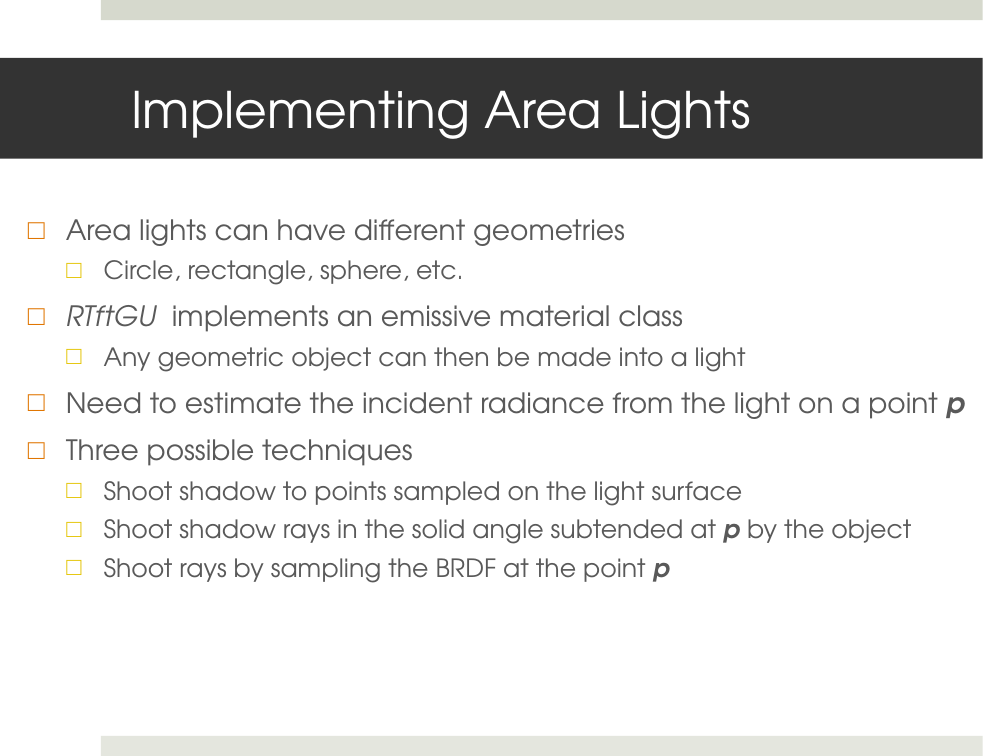
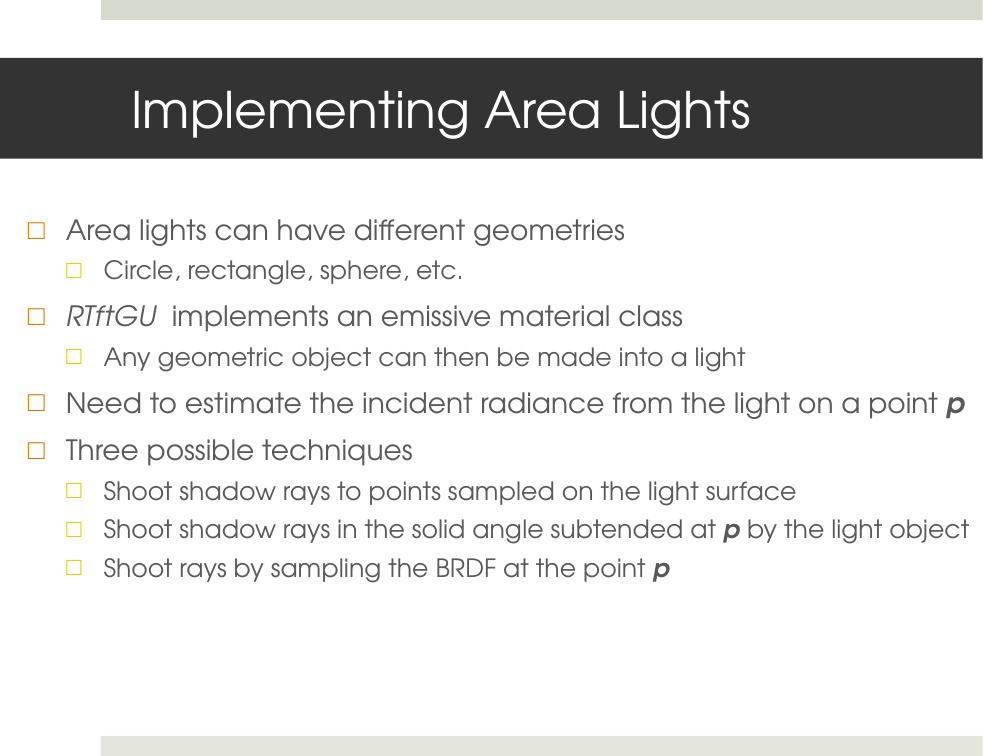
Before and after one commit to shaffer1/UIllinois_Rendering, a slide deck: slide 4 of Lecture-23-Area Lights.pptx. Drawn at 1008x756 pixels with LibreOffice and Linux fonts; fonts in the diff are those of the drawing. Boxes give left, top, right and bottom in pixels: in the first picture for what was removed or moved away, otherwise in the second. Text is boxed around its words. In the diff, an @@ line names an element or a change of style, - is before the commit and + after.

```diff
--- a/Lecture-23-Area Lights.pptx
+++ b/Lecture-23-Area Lights.pptx
@@ text at [104,481,969,544]: text changed @@
-  □ Shoot shadow to points sampled on the light surface
-  □ Shoot shadow rays in the solid angle subtended at p by the object
+  □ Shoot shadow rays to points sampled on the light surface
+  □ Shoot shadow rays in the solid angle subtended at p by the light object
```
Also in this commit, not shown: 1 other slide changed, 1 other file.
